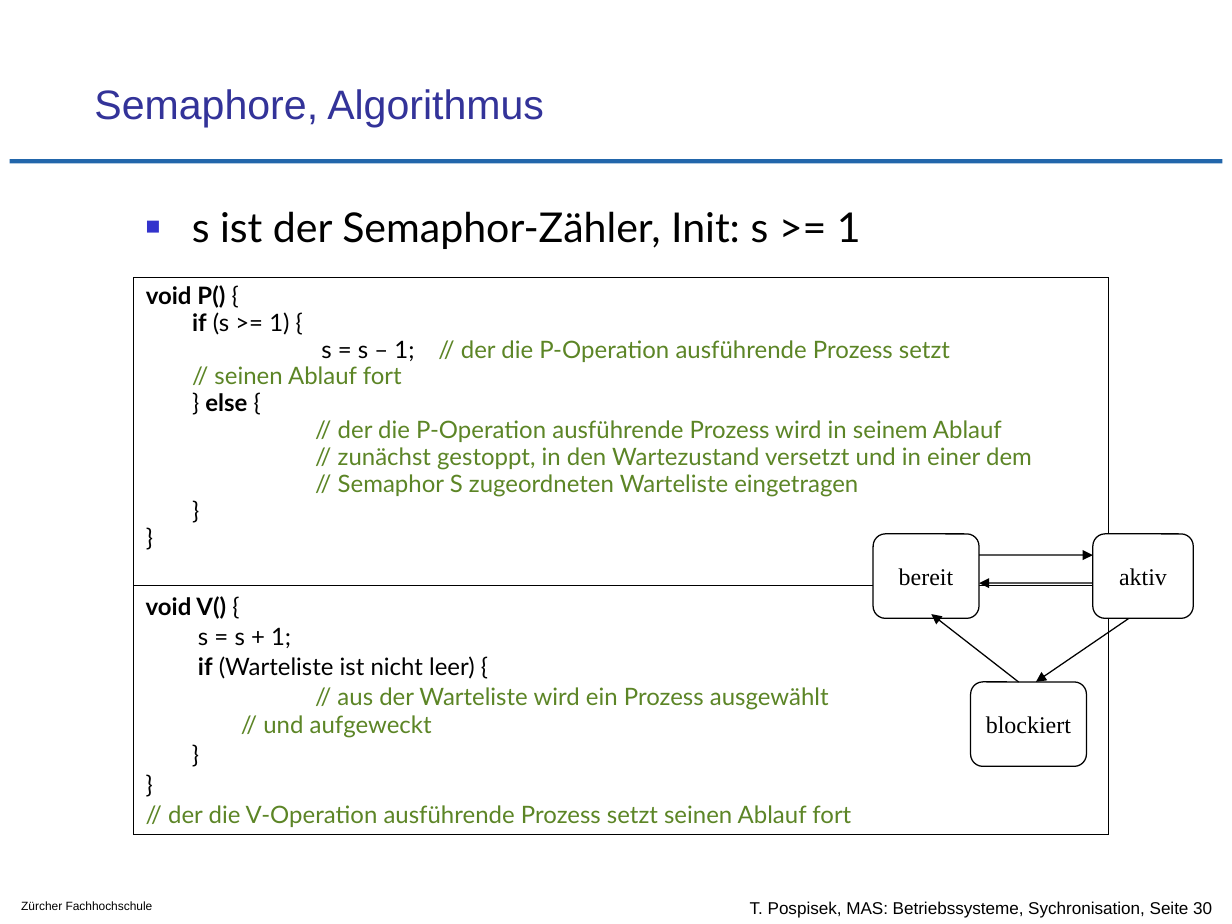
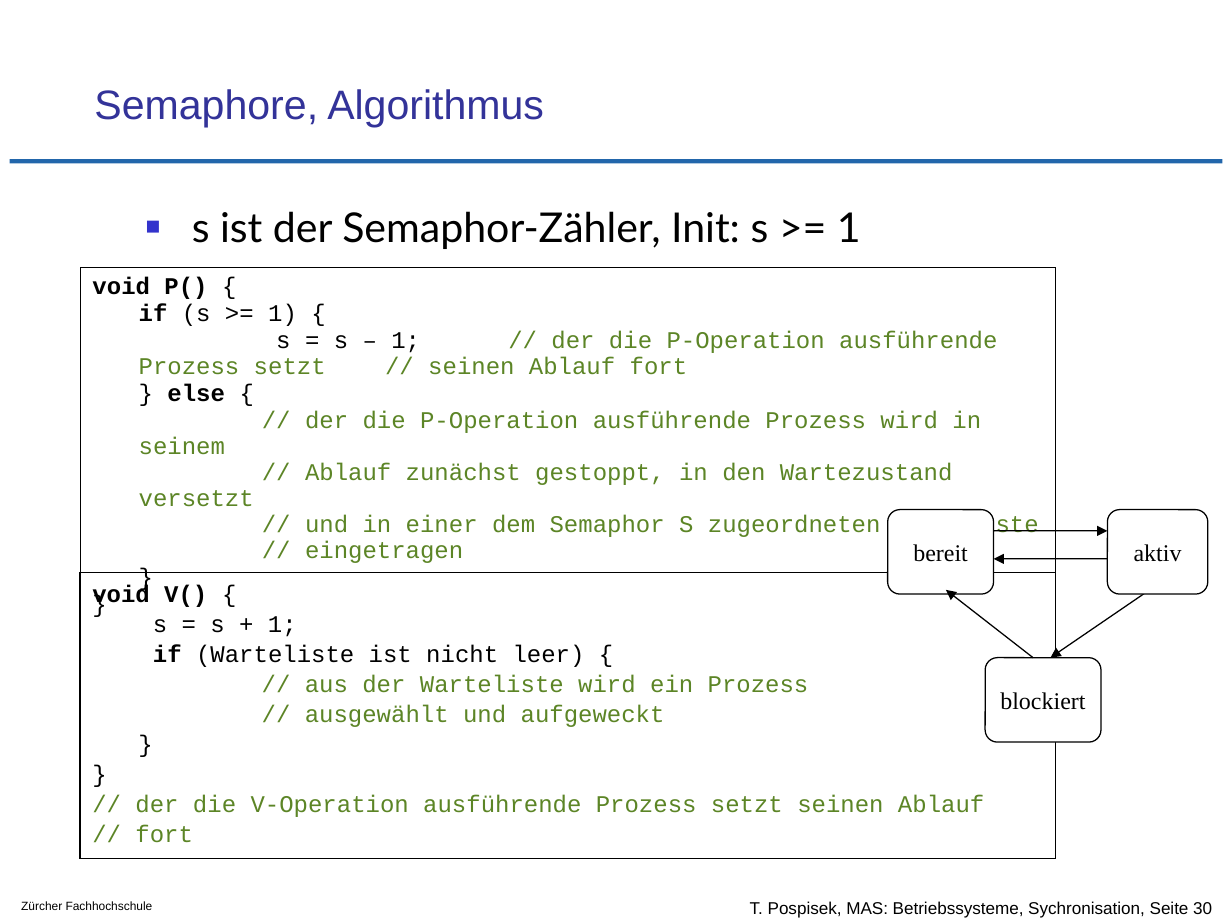
Before and after one commit to tpo/betriebssysteme, a slide deck: slide 30 of 07_Koordination_und_Synchronisation_Sperren_und_Semaphore.odp. Drawn at 1232x924 pixels with LibreOffice and Linux fonts; fonts in the diff are those of the drawing; background and template pictures are left out. Boxes give left, top, right and bottom in pixels: in the first picture for what was removed or moved away, otherwise in the second. Text is boxed around its words. In the diff, an @@ line names an element or a change of style, - is before the commit and + after.

```diff
--- a/07_Koordination_und_Synchronisation_Sperren_und_Semaphore.odp
+++ b/07_Koordination_und_Synchronisation_Sperren_und_Semaphore.odp
@@ text "void P() {": place and size @@
-text "void P() {" at bbox=[133, 277, 1109, 585]
+text "void P() {" at bbox=[80, 267, 1056, 572]
@@ text at bbox=[92, 276, 997, 402]: font Lato to Courier New in "void P() {", "if (s >= 1) {", "s = s – 1; // der ...", "} else {" and 2 more places @@
@@ text at bbox=[139, 411, 1039, 563]: text changed; font Lato to Courier New @@
-// der die P-Operation ausführende Prozess wird in seinem Ablauf
-// zunächst gestoppt, in den Wartezustand versetzt und in einer dem
-// Semaphor S zugeordneten Warteliste eingetragen
+// der die P-Operation ausführende Prozess wird in seinem
+// Ablauf zunächst gestoppt, in den Wartezustand versetzt
+// und in einer dem Semaphor S zugeordneten Warteliste
+// eingetragen
@@ 4 arrows, 3 rounded rectangles: place and size @@
-4 arrows, 3 rounded rectangles at bbox=[873, 533, 1193, 768]
+4 arrows, 3 rounded rectangles at bbox=[888, 510, 1207, 743]
@@ rectangle "void V() {": place and size @@
-rectangle "void V() {" at bbox=[133, 585, 1109, 834]
+rectangle "void V() {" at bbox=[80, 573, 1056, 859]
@@ text in rectangle at bbox=[92, 584, 585, 667]: font Lato to Courier New in "void V() {", "s = s + 1;", "if (Warteliste ist nicht leer) {", "}" and 1 more places @@
@@ text in rectangle at bbox=[305, 674, 809, 727]: text changed; font Lato to Courier New @@
-// aus der Warteliste wird ein Prozess ausgewählt
-// und aufgeweckt
+// aus der Warteliste wird ein Prozess
+// ausgewählt und aufgeweckt
@@ text in rectangle at bbox=[135, 794, 984, 843]: text changed; font Lato to Courier New @@
-// der die V-Operation ausführende Prozess setzt seinen Ablauf fort
+// der die V-Operation ausführende Prozess setzt seinen Ablauf
+// fort
```
Also in this commit, not shown: 4 other slides changed.
